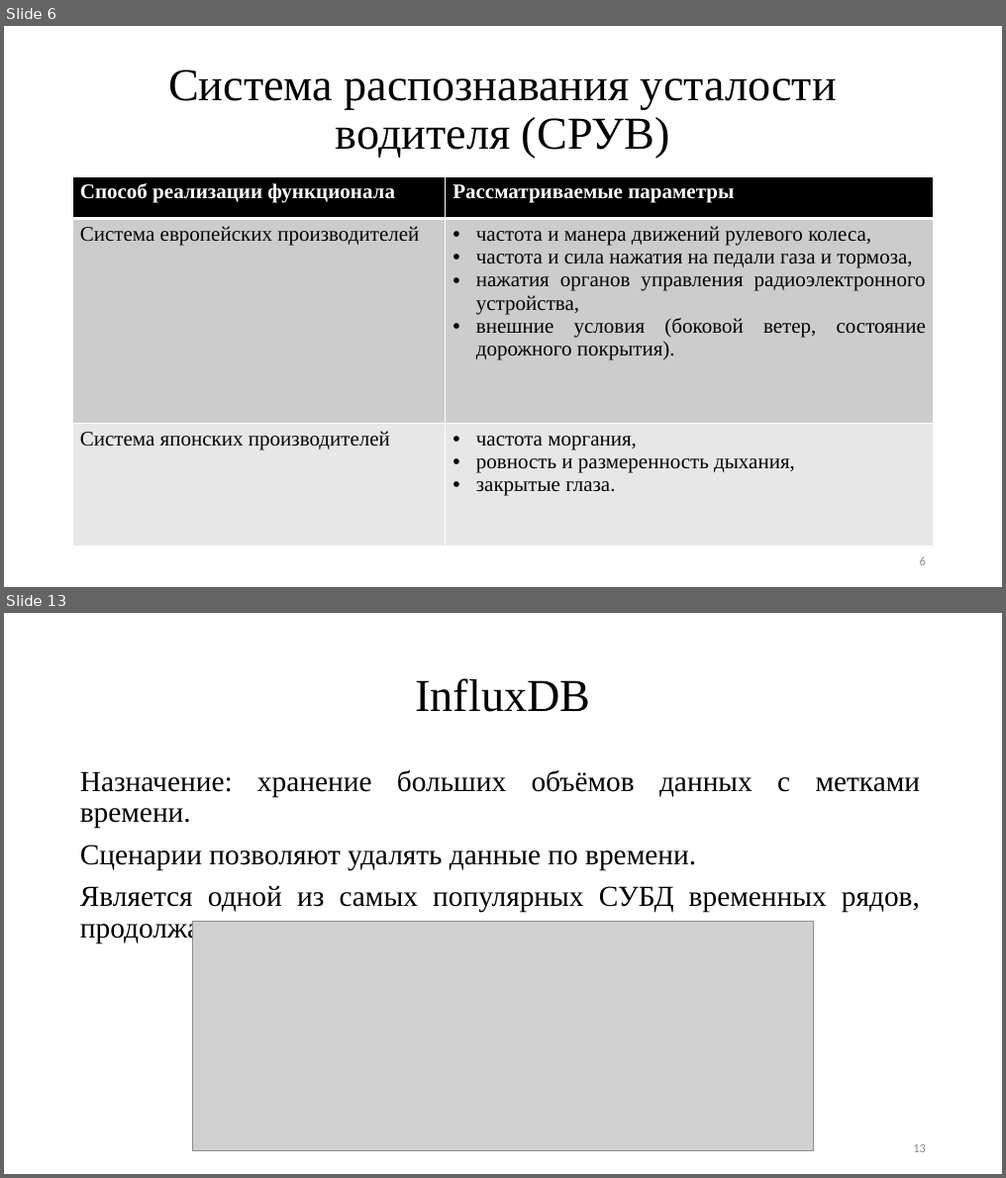
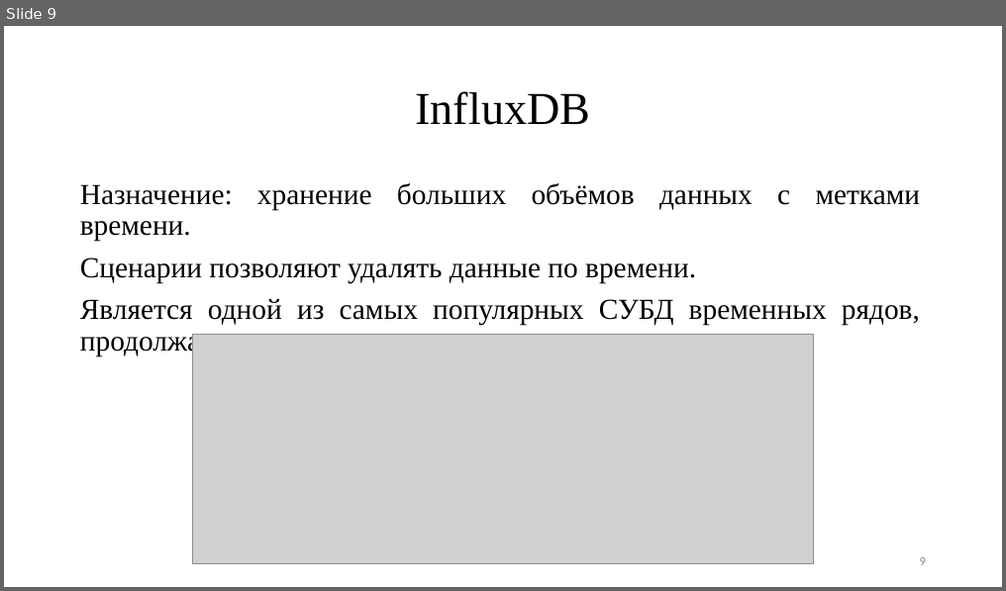
Before and after one commit to TheSawIsTheLaw/NetworkingCoursework, a slide deck: documentation/Presentation/presentation.pptx. Shown one above the other, each under a label of ours: slides 6 and 13 before the commit, slide 9 after it; the slides between them are not shown. The pictures are 1006x1178 and 1006x591 pixels, drawn with LibreOffice and Linux fonts; fonts in the diff are those of the drawing; grey boxes stand for pictures. Boxes give left, top, right and bottom in pixels: in the first picture for what was removed or moved away, otherwise in the second. Text is boxed around its words. In the diff, an @@ line names an element or a change of style, - is before the commit and + after.

```diff
--- a/documentation/Presentation/presentation.pptx
+++ b/documentation/Presentation/presentation.pptx
@@ slide 6 removed at (4,26,1002,587), background #FFFFFF @@
@@ title removed at (168,70,837,159) @@
-Система распознавания усталости водителя (СРУВ)
@@ table removed at (73,177,934,547), 3 rows, 2 columns @@
-Способ реализации функционала | Рассматриваемые параметры
-Система европейских производителей | частота и манера движений рулевого колеса, / частота и сила нажатия на педали газа и тормоза, / нажатия органов управления радиоэлектронного устройства, / внешние условия (боковой ветер, состояние дорожного покрытия).
-Система японских производителей | частота моргания, / ровность и размеренность дыхания, / закрытые глаза.
@@ page number removed at (920,557,926,566) @@
-6
@@ what was slide 13 is now slide 9 @@
@@ page number at (920,558,926,566): text changed @@
-13
+9
```
Also in this commit, not shown: 2 slides changed, 6 slides added, 9 other slides removed.
